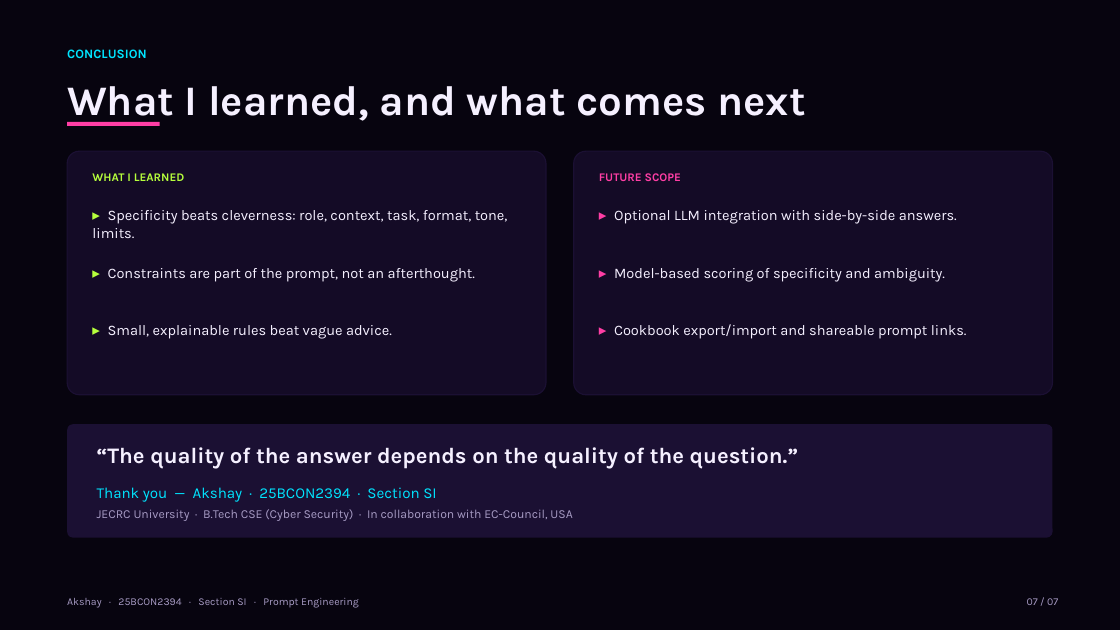
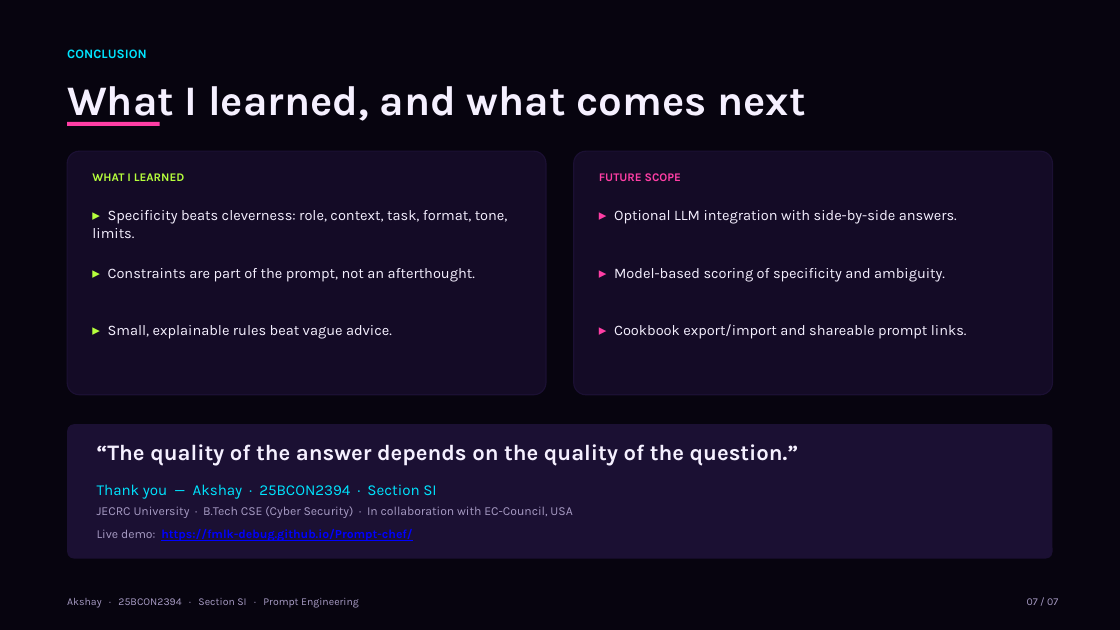
Before and after one commit to FMLK-Debug/Prompt-chef, a slide deck: slide 7 of Prompt-Chef-Presentation.pptx. Drawn at 1120x630 pixels with LibreOffice and Linux fonts; fonts in the diff are those of the drawing. Boxes give left, top, right and bottom in pixels: in the first picture for what was removed or moved away, otherwise in the second. Text is boxed around its words. In the diff, an @@ line names an element or a change of style, - is before the commit and + after.

Commit message:
Add live demo link to presentation, report and README

```diff
--- a/Prompt-Chef-Presentation.pptx
+++ b/Prompt-Chef-Presentation.pptx
@@ rounded rectangle: place and size @@
-rounded rectangle at [67, 424, 1053, 538]
+rounded rectangle at [67, 424, 1053, 559]
@@ text added at [97, 529, 412, 541], 10.5 pt, text #0000FF, bold, underline @@
+Live demo: https://fmlk-debug.github.io/Prompt-chef/
```
Also in this commit, not shown: 2 other slides changed, 3 other files.
